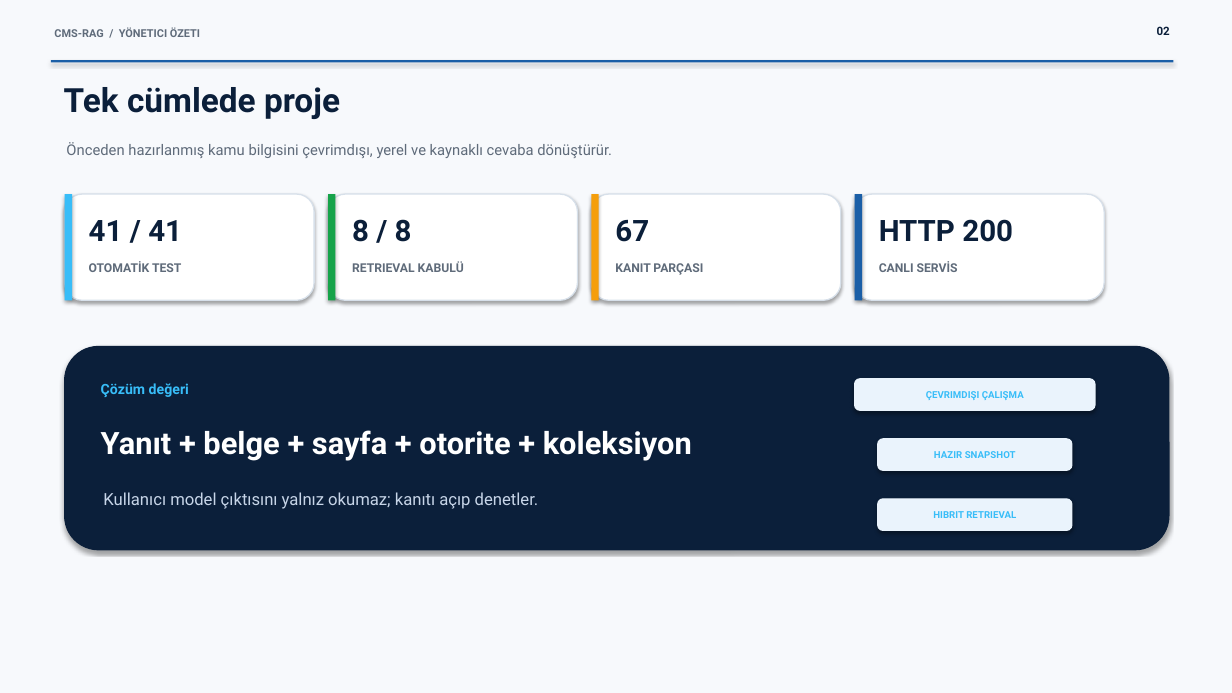
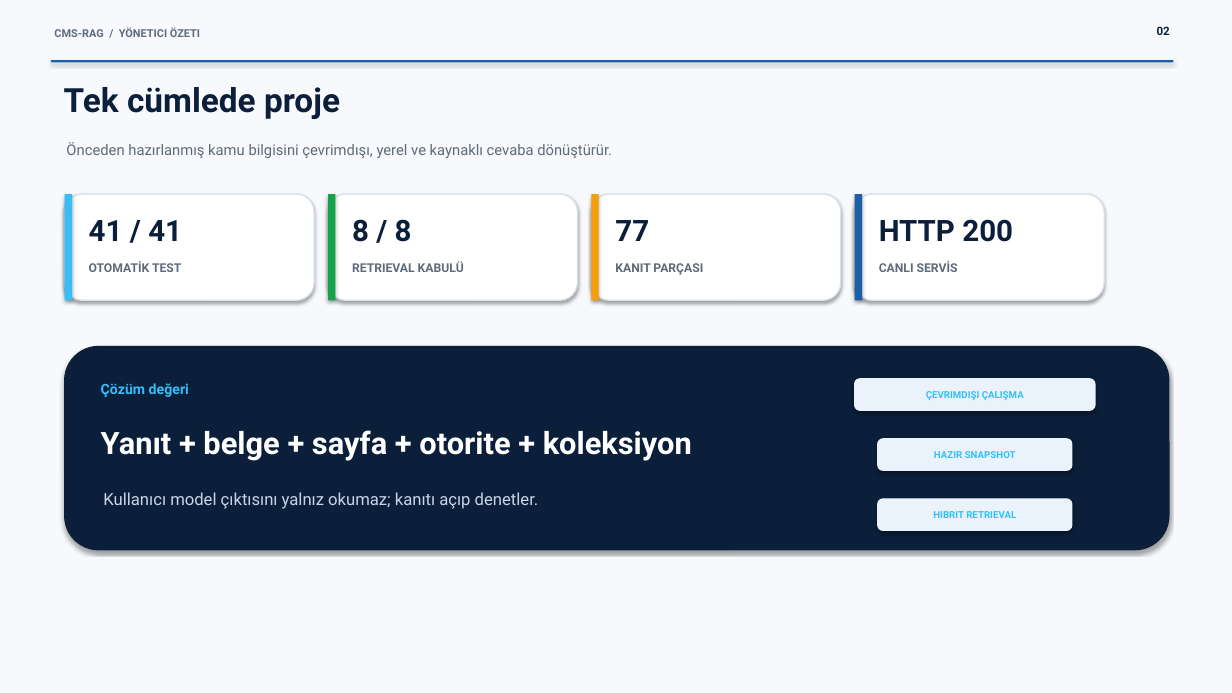
Before and after one commit to AnEngineerEfe/CMS-RAG-Assistant, a slide deck: slide 2 of deliverables/CMS-RAG_Nihai_Proje_Sunumu.pptx. Drawn at 1232x693 pixels with LibreOffice and Linux fonts; fonts in the diff are those of the drawing. Boxes give left, top, right and bottom in pixels: in the first picture for what was removed or moved away, otherwise in the second. Text is boxed around its words. In the diff, an @@ line names an element or a change of style, - is before the commit and + after.

```diff
--- a/deliverables/CMS-RAG_Nihai_Proje_Sunumu.pptx
+++ b/deliverables/CMS-RAG_Nihai_Proje_Sunumu.pptx
@@ text at bbox=[615, 220, 649, 241]: text changed @@
-67
+77
```
Also in this commit, not shown: 3 other slides changed, 48 other files.
